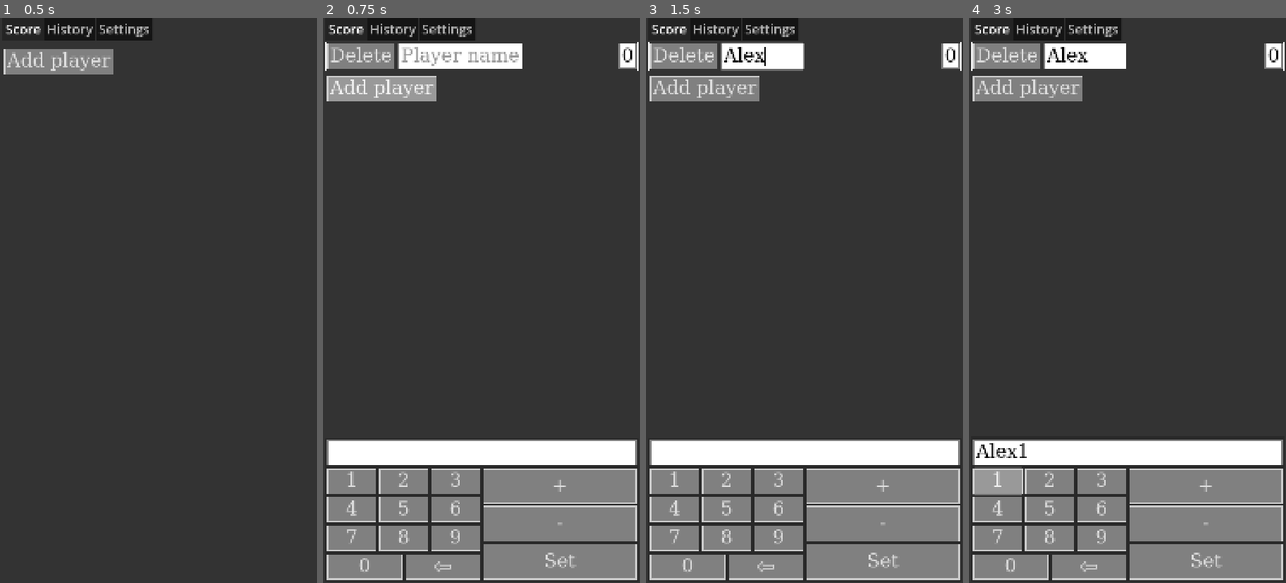
Above: before the commit, frames 1-4 (left to right).
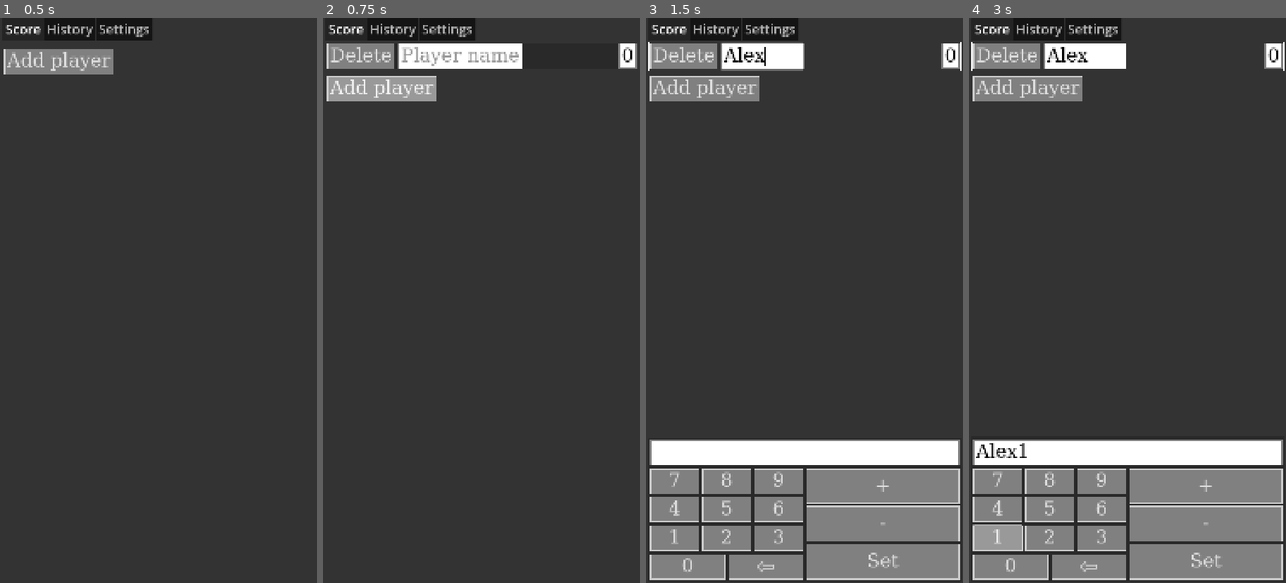
Above: after the commit, the same moments.

Repository: EnderiteFox/score-plus-plus
Game: Godot game, scene res://ui/main_ui/main_ui.tscn
The game is run twice, just before and just after one commit, with the same random seed, the same clock (stepped at 60 frames per second) and the same inputs.
Inputs (mouse positions are in pixels of both pictures, inside the frame that each line leads up to):
- Up to frame 1 (0.5 s): no input
- Up to frame 2 (0.75 s): click "Add player" at 0.5 s
- Up to frame 3 (1.5 s): click (782, 57) at 1.27 s; type "Alex" at 1.35 s
- Up to frame 4 (3 s): click (1127, 453) at 2.02 s; type "Alex" at 2.1 s; click "1" at 2.75 s

Frame 1 is identical in both runs. In frame 2, 22% of the frame differs, in the area x 0-100%, y 4-100%; in frame 3, 0.2%; in frame 4, 1.5%.
Error before the commit: Trying to assign a dictionary of type "Dictionary" to a variable of type "Dictionary[String, float]". (res://ui/settings_tab/settings_tab.gd:95)
Error after the commit: Trying to assign a dictionary of type "Dictionary" to a variable of type "Dictionary[String, float]". (res://ui/settings_tab/settings_tab.gd:88)

Commit message:
Refactor score tab and how players are stored

Diff:
--- /dev/null
+++ b/resource/player.gd
@@ -0,0 +1,18 @@
+class_name Player
+extends Resource
+
+var name: String = "": set = _set_name
+var score: float = 0.0: set = _set_score
+
+
+func _set_name(new_name: String) -> void:
+	name = new_name
+	Main.player_modified.emit(self)
+
+
+func _set_score(new_score: float) -> void:
+	if Main.settings.integer_score:
+		score = int(new_score)
+	else:
+		score = new_score
+	Main.player_modified.emit(self)
--- a/script/main.gd
+++ b/script/main.gd
@@ -3,3 +3,21 @@
 var score: ScoreTab
 var history: HistoryTab
 var settings: SettingsTab
+
+signal player_added(player: Player)
+@warning_ignore("unused_signal")
+signal player_modified(player: Player)
+signal player_removed(player: Player)
+
+var players: Array[Player]
+
+func add_player() -> Player:
+	var player := Player.new()
+	players.append(player)
+	player_added.emit(player)
+	return player
+
+
+func remove_player(player: Player) -> void:
+	player_removed.emit(player)
+	players.erase(player)
--- a/ui/edit_action_button/add_edit_action.gd
+++ /dev/null
@@ -1,4 +0,0 @@
-extends EditActionButton
-
-func _action(player_ui: PlayerUI, value: float) -> void:
-	player_ui.score += value
--- a/ui/edit_action_button/edit_action_button.gd
+++ /dev/null
@@ -1,10 +0,0 @@
-class_name EditActionButton
-extends Button
-
-signal edit_action_pressed(action: Callable)
-
-func _ready() -> void:
-	self.pressed.connect(edit_action_pressed.emit.bind(_action))
-
-func _action(_player_ui: PlayerUI, _value: float) -> void:
-	push_error("The _action method should be redefined!")
--- a/ui/edit_action_button/set_edit_action.gd
+++ /dev/null
@@ -1,4 +0,0 @@
-extends EditActionButton
-
-func _action(player_ui: PlayerUI, value: float) -> void:
-	player_ui.score = value
--- a/ui/edit_action_button/substract_edit_action.gd
+++ /dev/null
@@ -1,4 +0,0 @@
-extends EditActionButton
-
-func _action(player_ui: PlayerUI, value: float) -> void:
-	player_ui.score -= value
--- a/ui/player_ui/player_ui.gd
+++ b/ui/player_ui/player_ui.gd
@@ -1,44 +1,59 @@
 class_name PlayerUI
 extends PanelContainer
 
-signal selected
-signal deleted
+var player: Player
 
 @onready var delete_button: Button = %DeleteButton
 @onready var player_name: LineEdit = %PlayerName
 @onready var score_label: Label = %PlayerScore
 
-var score: float = 0:
-	set(new_score):
-		if Main.settings.integer_score:
-			score = int(new_score)
-			score_label.text = str(int(new_score))
-		else:
-			score = new_score
-			score_label.text = str(score)
+func _ready() -> void:
+	Main.player_removed.connect(_on_player_removed)
+	Main.player_modified.connect(_on_player_modified)
 
+	Main.score.player_selected.connect(_on_player_selected)
+	Main.score.player_unselected.connect(_on_player_unselected)
 
-func _ready() -> void:
-	delete_button.pressed.connect(_on_player_delete)
-	player_name.focus_entered.connect(selected.emit)
-	player_name.text_changed.connect(selected.emit.unbind(1))
-
-
-func _on_player_delete() -> void:
-	deleted.emit()
-	self.queue_free()
+	delete_button.pressed.connect(Main.remove_player.bind(self.player))
+	player_name.focus_entered.connect(Main.score.player_selected.emit.bind(self.player))
+	player_name.text_changed.connect(_on_text_changed)
 
 
 func _gui_input(event: InputEvent) -> void:
 	if event is InputEventMouseButton:
 		if event.button_index == MOUSE_BUTTON_LEFT and event.pressed:
-			selected.emit()
+			Main.score.select_player(self.player)
 
 
-func select() -> void:
-	self.theme_type_variation = "Selected"
+func _on_player_removed(removed_player: Player) -> void:
+	if removed_player == self.player:
+		self.queue_free()
 
 
-func unselect() -> void:
-	self.theme_type_variation = ""
-	player_name.release_focus()
+func _on_player_modified(modified_player: Player) -> void:
+	if modified_player == self.player:
+		update_infos()
+
+
+func _on_player_selected(selected_player: Player) -> void:
+	if selected_player == self.player:
+		self.theme_type_variation = "Selected"
+
+
+func _on_player_unselected(unselected_player: Player) -> void:
+	if unselected_player == self.player:
+		self.theme_type_variation = ""
+		player_name.release_focus()
+
+
+func _on_text_changed(new_text: String) -> void:
+	var caret_pos: int = player_name.caret_column
+	Main.score.select_player(self.player)
+	self.player.name = new_text
+	player_name.edit()
+	player_name.caret_column = caret_pos
+
+
+func update_infos() -> void:
+	player_name.text = player.name
+	score_label.text = str(int(player.score)) if Main.settings.integer_score else str(player.score)
--- a/ui/score_tab/score_tab.gd
+++ b/ui/score_tab/score_tab.gd
@@ -1,5 +1,8 @@
 class_name ScoreTab
 extends Control
+
+signal player_selected(player: Player)
+signal player_unselected(player: Player)
 
 @onready var add_player_button: Button = %AddPlayerButton
 @onready var player_list: Control = %PlayerList
@@ -9,61 +12,82 @@
 @onready var player_edit_buttons: Node = %EditActionButtons
 @onready var numpad_dot_button: Button = %NumpadDotButton
 
+@onready var edit_buttons: Control = %EditButtons
+
+@onready var add_button: Button = %AddButton
+@onready var subtract_button: Button = %SubtractButton
+@onready var set_button: Button = %SetButton
+
 var player_ui_scene: PackedScene = preload("uid://diusqu2gxbitm")
 
-var selected_player: PlayerUI = null
+var selected_player_ui: PlayerUI = null
+var selected_player: Player = null
+
+var player_uis: Dictionary[Player, PlayerUI]
 
 func _ready() -> void:
 	Main.score = self
+	Main.player_removed.connect(_on_player_removed)
+	Main.player_added.connect(_on_player_added)
 
-	add_player_button.pressed.connect(_on_add_player)
+	player_selected.connect(_on_player_selected)
+	player_unselected.connect(_on_player_unselected)
+
+	add_player_button.pressed.connect(Main.add_player)
 	player_edit_panel.visible = false
-
-	for button in player_edit_buttons.get_children():
-		if button is EditActionButton:
-			button.edit_action_pressed.connect(_apply_edit_action)
 
 	player_edit_line.text_submitted.connect(_on_edit_line_submit.unbind(1))
 
+	add_button.pressed.connect(_on_add_button_pressed)
+	subtract_button.pressed.connect(_on_subtract_button_pressed)
+	set_button.pressed.connect(_on_set_button_pressed)
 
-func _on_add_player() -> void:
-	add_player("", 0)
+	player_edit_line.editing_toggled.connect(_on_line_edit_editing_toggled)
 
 
-func _on_player_select(player_ui: PlayerUI) -> void:
-	if selected_player == player_ui:
+func _gui_input(event: InputEvent) -> void:
+	if event is InputEventMouseButton:
+		if event.pressed:
+			unselect_player()
+
+
+func _on_player_selected(player: Player) -> void:
+	if not player_uis.has(player):
+		push_error("Missing player key in player UI dict")
 		return
 
-	if selected_player != null:
-		selected_player.unselect()
+	selected_player = player
+	selected_player_ui = player_uis[player]
 
-	player_ui.select()
-	selected_player = player_ui
 	player_edit_panel.visible = true
 	player_edit_line.text = ""
 
 
-func _on_player_delete(player_ui: PlayerUI) -> void:
-	if selected_player == player_ui:
-		player_ui.unselect()
-		selected_player = null
-		player_edit_panel.visible = false
-		player_edit_line.text = ""
+func _on_player_unselected(_unselected_player: Player) -> void:
+	selected_player = null
+	selected_player_ui = null
+
+	player_edit_panel.visible = false
+	player_edit_line.text = ""
 
 
-func _gui_input(event: InputEvent) -> void:
-	if event is InputEventMouseButton:
-		if event.button_index == MOUSE_BUTTON_LEFT and event.pressed and selected_player != null:
-			selected_player.unselect()
-			selected_player = null
-			player_edit_panel.visible = false
-			player_edit_line.text = ""
+func _on_player_added(player: Player) -> void:
+	var player_ui: PlayerUI = player_ui_scene.instantiate()
+	player_ui.player = player
+	player_list.add_child(player_ui)
+	player_uis[player] = player_ui
 
 
-func _apply_edit_action(action_callable: Callable) -> void:
-	if selected_player == null:
-		# TODO: Handle error when no player is selected somehow
-		return
+func _on_player_removed(player: Player) -> void:
+	if selected_player == player:
+		player_unselected.emit(player)
+
+	player_uis.erase(player)
+
+
+func get_edit_line_value() -> float:
+	if player_edit_line.text == "":
+		return 0.0
 
 	var expression := Expression.new()
 	var error: Error = expression.parse(player_edit_line.text)
@@ -71,36 +95,58 @@
 	if error != OK:
 		# TODO: Handle error
 		push_error(expression.get_error_text())
-		return
+		return 0.0
 
 	var value = expression.execute()
 
 	if expression.has_execute_failed():
 		# TODO: Handle error
-		return
-
-	action_callable.call(selected_player, value)
+		return 0.0
 
 	player_edit_line.text = ""
+	return value
 
 
 func _on_edit_line_submit() -> void:
 	if selected_player == null:
 		return
 
-	_apply_edit_action(
-		func set_action(player_ui: PlayerUI, value: float):
-			player_ui.score = value
-	)
+	selected_player.score = get_edit_line_value()
 
 
-func add_player(player_name: String, score: float) -> void:
-	var player_ui: PlayerUI = player_ui_scene.instantiate()
-	player_list.add_child(player_ui)
-	player_ui.player_name.text = player_name
-	player_ui.score = score
+func _on_add_button_pressed() -> void:
+	if selected_player == null:
+		return
 
-	player_ui.selected.connect(_on_player_select.bind(player_ui))
-	player_ui.selected.emit()
+	selected_player.score += get_edit_line_value()
 
-	player_ui.deleted.connect(_on_player_delete.bind(player_ui))
+
+func _on_subtract_button_pressed() -> void:
+	if selected_player == null:
+		return
+
+	selected_player.score -= get_edit_line_value()
+
+
+func _on_set_button_pressed() -> void:
+	if selected_player == null:
+		return
+
+	selected_player.score = get_edit_line_value()
+
+
+func _on_line_edit_editing_toggled(editing: bool) -> void:
+	if DisplayServer.has_feature(DisplayServer.FEATURE_VIRTUAL_KEYBOARD):
+		edit_buttons.visible = not editing
+
+
+func unselect_player() -> void:
+	if selected_player != null:
+		# Keep reference to the unselected player to prevent it from becoming null
+		var unselected_player: Player = selected_player
+		player_unselected.emit(unselected_player)
+
+
+func select_player(player: Player) -> void:
+	unselect_player()
+	player_selected.emit(player)
--- a/ui/score_tab/score_tab.tscn
+++ b/ui/score_tab/score_tab.tscn
@@ -1,11 +1,8 @@
-[gd_scene load_steps=7 format=3 uid="uid://b0lhhhsq3cx0u"]
+[gd_scene load_steps=4 format=3 uid="uid://b0lhhhsq3cx0u"]
 
 [ext_resource type="Script" uid="uid://c8jew4lrc3st4" path="res://ui/numpad_button/numpad_button.gd" id="1_75xce"]
 [ext_resource type="Script" uid="uid://cle5eekmroq40" path="res://ui/score_tab/score_tab.gd" id="1_sed73"]
 [ext_resource type="Script" uid="uid://cegqlp4nh0eq6" path="res://ui/numpad_button/backspace_button.gd" id="2_wvjya"]
-[ext_resource type="Script" uid="uid://cogogjprxotyf" path="res://ui/edit_action_button/add_edit_action.gd" id="3_ji2sn"]
-[ext_resource type="Script" uid="uid://bdn2vfj5impgh" path="res://ui/edit_action_button/substract_edit_action.gd" id="4_gj7ei"]
-[ext_resource type="Script" uid="uid://biipk3j3p1mky" path="res://ui/edit_action_button/set_edit_action.gd" id="5_tgmw7"]
 
 [node name="ScoreTab" type="VBoxContainer"]
 anchors_preset = 15
@@ -59,33 +56,34 @@
 layout_mode = 2
 
 [node name="EditButtons" type="HBoxContainer" parent="PlayerEditPanel/MarginContainer/VBoxContainer"]
+unique_name_in_owner = true
 layout_mode = 2
 
 [node name="Numpad" type="VBoxContainer" parent="PlayerEditPanel/MarginContainer/VBoxContainer/EditButtons"]
 layout_mode = 2
 size_flags_horizontal = 3
 
-[node name="HBoxContainer" type="HBoxContainer" parent="PlayerEditPanel/MarginContainer/VBoxContainer/EditButtons/Numpad"]
+[node name="HBoxContainer3" type="HBoxContainer" parent="PlayerEditPanel/MarginContainer/VBoxContainer/EditButtons/Numpad"]
 layout_mode = 2
 
-[node name="1" type="Button" parent="PlayerEditPanel/MarginContainer/VBoxContainer/EditButtons/Numpad/HBoxContainer" node_paths=PackedStringArray("player_edit_line")]
+[node name="7" type="Button" parent="PlayerEditPanel/MarginContainer/VBoxContainer/EditButtons/Numpad/HBoxContainer3" node_paths=PackedStringArray("player_edit_line")]
 layout_mode = 2
 size_flags_horizontal = 3
-text = "1"
+text = "7"
 script = ExtResource("1_75xce")
 player_edit_line = NodePath("../../../../PlayerEditLine")
 
-[node name="2" type="Button" parent="PlayerEditPanel/MarginContainer/VBoxContainer/EditButtons/Numpad/HBoxContainer" node_paths=PackedStringArray("player_edit_line")]
+[node name="8" type="Button" parent="PlayerEditPanel/MarginContainer/VBoxContainer/EditButtons/Numpad/HBoxContainer3" node_paths=PackedStringArray("player_edit_line")]
 layout_mode = 2
 size_flags_horizontal = 3
-text = "2"
+text = "8"
 script = ExtResource("1_75xce")
 player_edit_line = NodePath("../../../../PlayerEditLine")
 
-[node name="3" type="Button" parent="PlayerEditPanel/MarginContainer/VBoxContainer/EditButtons/Numpad/HBoxContainer" node_paths=PackedStringArray("player_edit_line")]
+[node name="9" type="Button" parent="PlayerEditPanel/MarginContainer/VBoxContainer/EditButtons/Numpad/HBoxContainer3" node_paths=PackedStringArray("player_edit_line")]
 layout_mode = 2
 size_flags_horizontal = 3
-text = "3"
+text = "9"
 script = ExtResource("1_75xce")
 player_edit_line = NodePath("../../../../PlayerEditLine")
 
@@ -113,27 +111,27 @@
 script = ExtResource("1_75xce")
 player_edit_line = NodePath("../../../../PlayerEditLine")
 
-[node name="HBoxContainer3" type="HBoxContainer" parent="PlayerEditPanel/MarginContainer/VBoxContainer/EditButtons/Numpad"]
+[node name="HBoxContainer" type="HBoxContainer" parent="PlayerEditPanel/MarginContainer/VBoxContainer/EditButtons/Numpad"]
 layout_mode = 2
 
-[node name="7" type="Button" parent="PlayerEditPanel/MarginContainer/VBoxContainer/EditButtons/Numpad/HBoxContainer3" node_paths=PackedStringArray("player_edit_line")]
+[node name="1" type="Button" parent="PlayerEditPanel/MarginContainer/VBoxContainer/EditButtons/Numpad/HBoxContainer" node_paths=PackedStringArray("player_edit_line")]
 layout_mode = 2
 size_flags_horizontal = 3
-text = "7"
+text = "1"
 script = ExtResource("1_75xce")
 player_edit_line = NodePath("../../../../PlayerEditLine")
 
-[node name="8" type="Button" parent="PlayerEditPanel/MarginContainer/VBoxContainer/EditButtons/Numpad/HBoxContainer3" node_paths=PackedStringArray("player_edit_line")]
+[node name="2" type="Button" parent="PlayerEditPanel/MarginContainer/VBoxContainer/EditButtons/Numpad/HBoxContainer" node_paths=PackedStringArray("player_edit_line")]
 layout_mode = 2
 size_flags_horizontal = 3
-text = "8"
+text = "2"
 script = ExtResource("1_75xce")
 player_edit_line = NodePath("../../../../PlayerEditLine")
 
-[node name="9" type="Button" parent="PlayerEditPanel/MarginContainer/VBoxContainer/EditButtons/Numpad/HBoxContainer3" node_paths=PackedStringArray("player_edit_line")]
+[node name="3" type="Button" parent="PlayerEditPanel/MarginContainer/VBoxContainer/EditButtons/Numpad/HBoxContainer" node_paths=PackedStringArray("player_edit_line")]
 layout_mode = 2
 size_flags_horizontal = 3
-text = "9"
+text = "3"
 script = ExtResource("1_75xce")
 player_edit_line = NodePath("../../../../PlayerEditLine")
 
@@ -168,19 +166,19 @@
 size_flags_horizontal = 3
 
 [node name="AddButton" type="Button" parent="PlayerEditPanel/MarginContainer/VBoxContainer/EditButtons/EditActionButtons"]
+unique_name_in_owner = true
 layout_mode = 2
 size_flags_vertical = 3
 text = "+"
-script = ExtResource("3_ji2sn")
 
-[node name="SubstractButton" type="Button" parent="PlayerEditPanel/MarginContainer/VBoxContainer/EditButtons/EditActionButtons"]
+[node name="SubtractButton" type="Button" parent="PlayerEditPanel/MarginContainer/VBoxContainer/EditButtons/EditActionButtons"]
+unique_name_in_owner = true
 layout_mode = 2
 size_flags_vertical = 3
 text = "-"
-script = ExtResource("4_gj7ei")
 
 [node name="SetButton" type="Button" parent="PlayerEditPanel/MarginContainer/VBoxContainer/EditButtons/EditActionButtons"]
+unique_name_in_owner = true
 layout_mode = 2
 size_flags_vertical = 3
 text = "Set"
-script = ExtResource("5_tgmw7")
--- a/ui/settings_tab/settings_tab.gd
+++ b/ui/settings_tab/settings_tab.gd
@@ -42,19 +42,13 @@
 		integer_score_checkbox.pressed = new_val
 
 	if new_val:
-		for player_ui in Main.score.player_list.get_children():
-			if player_ui is PlayerUI:
-				player_ui.score = int(player_ui.score)
+		for player in Main.players:
+			player.score = player.score
 
 	Main.score.numpad_dot_button.visible = not new_val
 
 
 func save_settings() -> void:
-	# If integer scores are enabled, round player scores
-	if integer_score:
-		for player_ui in Main.score.player_list.get_children():
-			player_ui.score = int(player_ui.score)
-
 	var config_file := ConfigFile.new()
 
 	config_file.set_value("Settings", "integer_score", integer_score)
@@ -63,9 +57,8 @@
 
 	if persistent_players:
 		var players: Dictionary[String, float] = {}
-		for player_ui in Main.score.player_list.get_children():
-			if player_ui is PlayerUI:
-				players[player_ui.player_name.text] = float(int(player_ui.score)) if integer_score else float(player_ui.score)
+		for player in Main.players:
+			players[player.name] = player.score
 		config_file.set_value("Players", "players", players)
 
 	var error: int = config_file.save(save_path)
@@ -94,7 +87,9 @@
 	if persistent_players:
 		var player_scores: Dictionary[String, float] = config_file.get_value("Players", "players", {})
 		for player_name in player_scores:
-			Main.score.add_player(player_name, player_scores[player_name])
+			var player: Player = Main.add_player()
+			player.name = player_name
+			player.score = player_scores[player_name]
 
 
 func apply_settings() -> void:
Not shown, added: resource/player.gd.uid
Not shown, removed: ui/edit_action_button/add_edit_action.gd.uid
Not shown, removed: ui/edit_action_button/edit_action_button.gd.uid
Not shown, removed: ui/edit_action_button/set_edit_action.gd.uid
Not shown, removed: ui/edit_action_button/substract_edit_action.gd.uid
